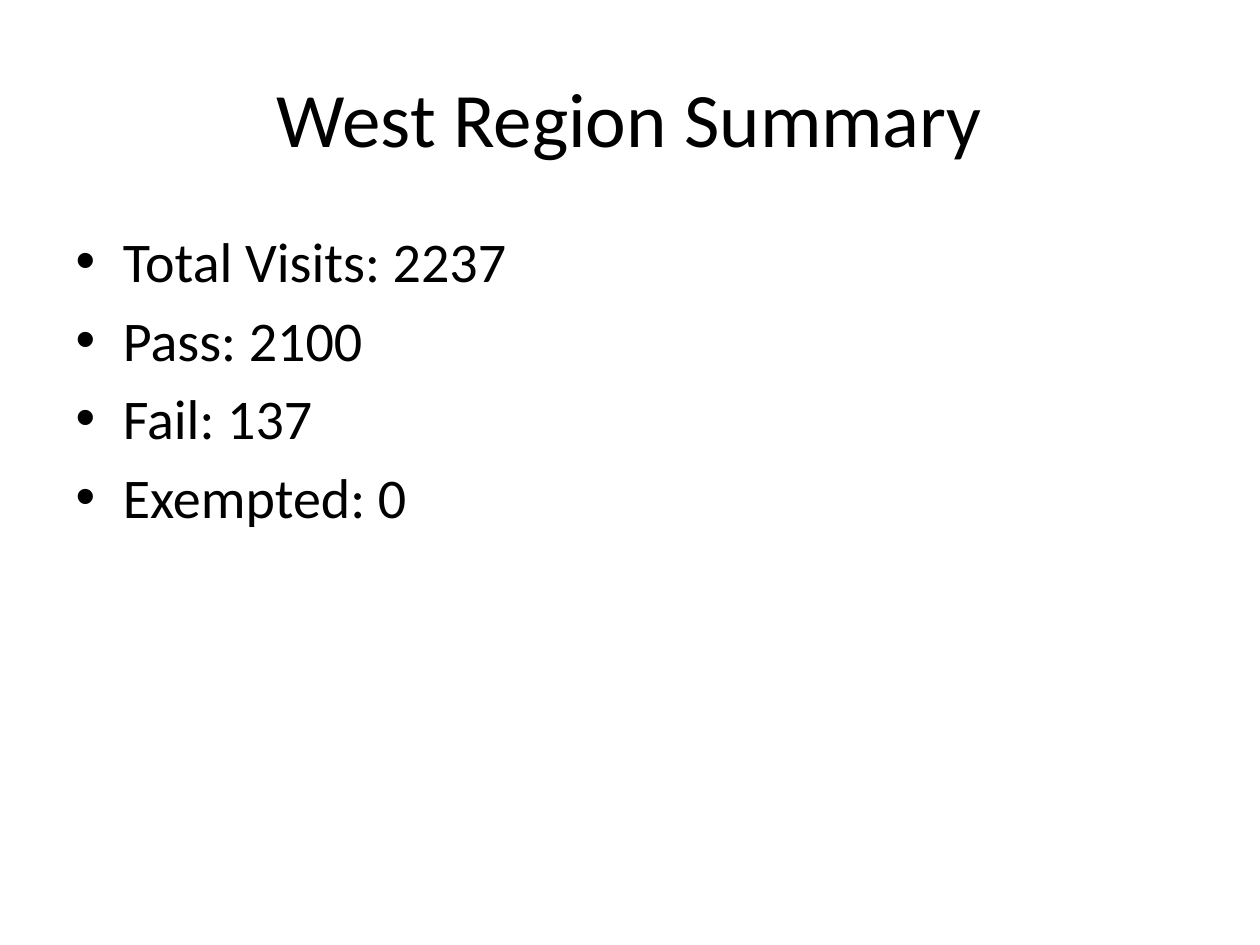
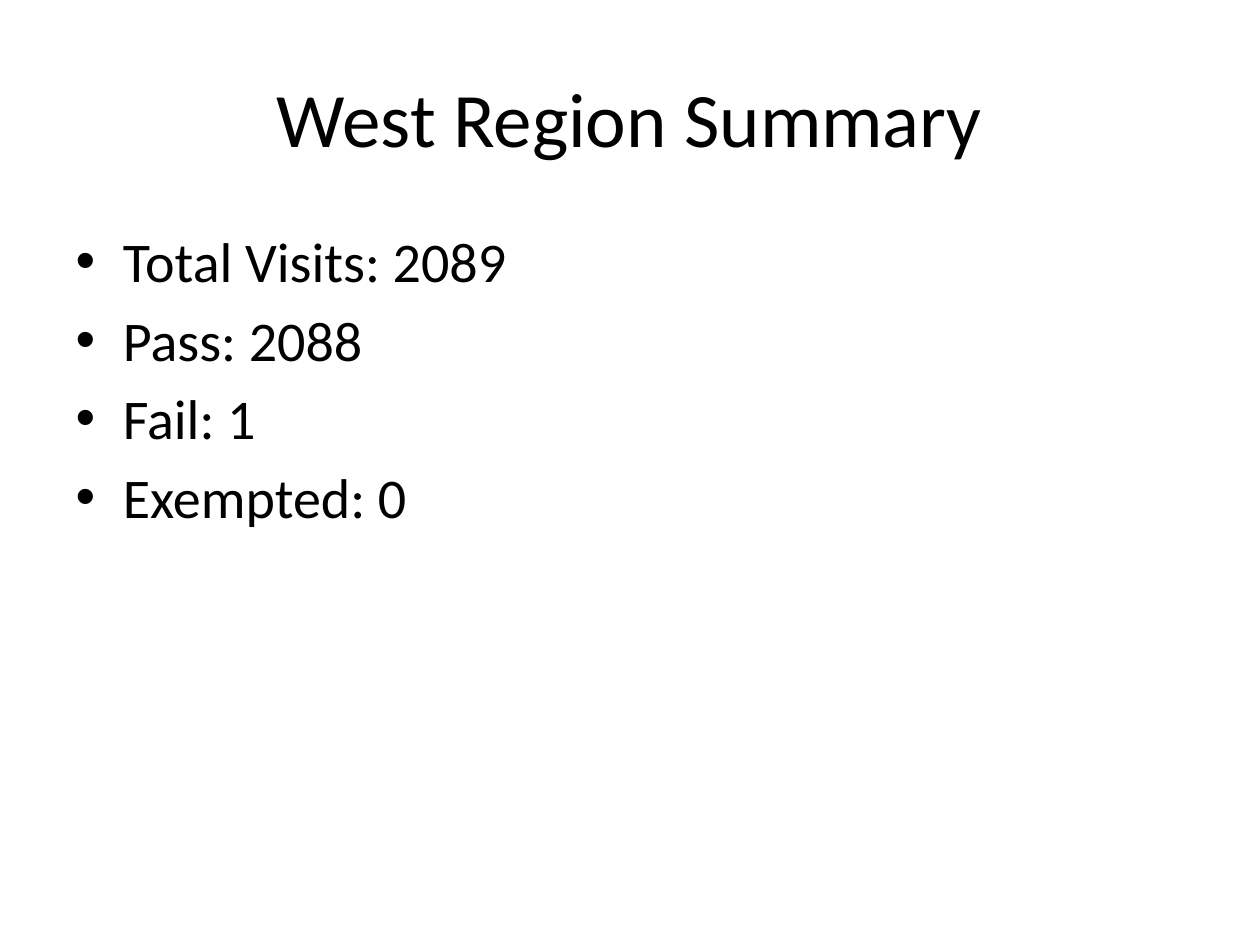
Before and after one commit to masood-bin-arif-nokia/em-audit-dashboard, a slide deck: slide 2 of data/Summary.pptx. Drawn at 1260x945 pixels with LibreOffice and Linux fonts; fonts in the diff are those of the drawing. Boxes give left, top, right and bottom in pixels: in the first picture for what was removed or moved away, otherwise in the second. Text is boxed around its words. In the diff, an @@ line names an element or a change of style, - is before the commit and + after.

```diff
--- a/data/Summary.pptx
+++ b/data/Summary.pptx
@@ text at box(123, 243, 507, 440): text changed @@
-• Total Visits: 2237
-• Pass: 2100
-• Fail: 137
+• Total Visits: 2089
+• Pass: 2088
+• Fail: 1
```
Also in this commit, not shown: 2 other slides changed, 1 slide removed, 3 other files.
